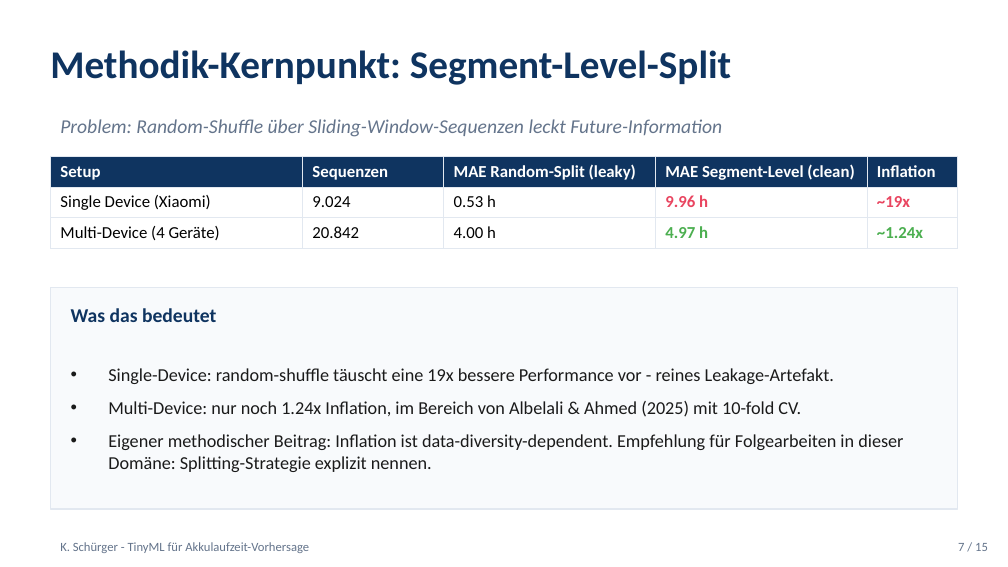
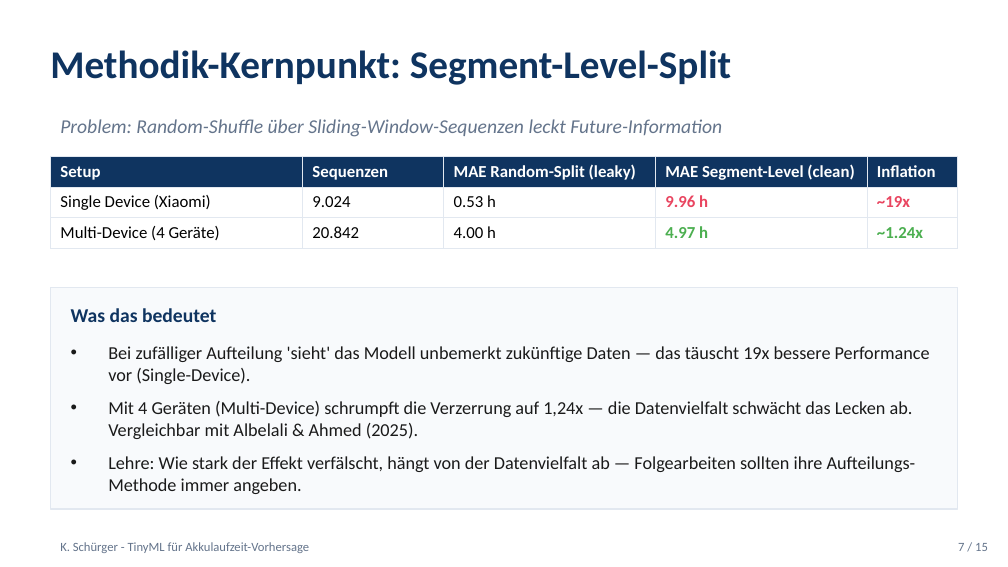
Before and after one commit to Keno-fsdf/HandyUsageRepo, a slide deck: slide 7 of paper/Paper_Verteidigung.pptx. Drawn at 1008x567 pixels with LibreOffice and Linux fonts; fonts in the diff are those of the drawing. Boxes give left, top, right and bottom in pixels: in the first picture for what was removed or moved away, otherwise in the second. Text is boxed around its words. In the diff, an @@ line names an element or a change of style, - is before the commit and + after.

```diff
--- a/paper/Paper_Verteidigung.pptx
+++ b/paper/Paper_Verteidigung.pptx
@@ text at (x1=108, y1=346, x2=930, y2=494): text changed @@
-• Single-Device: random-shuffle täuscht eine 19x bessere Performance vor - reines Leakage-Artefakt.
-• Multi-Device: nur noch 1.24x Inflation, im Bereich von Albelali & Ahmed (2025) mit 10-fold CV.
-• Eigener methodischer Beitrag: Inflation ist data-diversity-dependent. Empfehlung für Folgearbeiten in dieser Domäne: Splitting-Strategie explizit nennen.
+• Bei zufälliger Aufteilung 'sieht' das Modell unbemerkt zukünftige Daten — das täuscht 19x bessere Performance vor (Single-Device).
+• Mit 4 Geräten (Multi-Device) schrumpft die Verzerrung auf 1,24x — die Datenvielfalt schwächt das Lecken ab. Vergleichbar mit Albelali & Ahmed (2025).
+• Lehre: Wie stark der Effekt verfälscht, hängt von der Datenvielfalt ab — Folgearbeiten sollten ihre Aufteilungs-Methode immer angeben.
```
